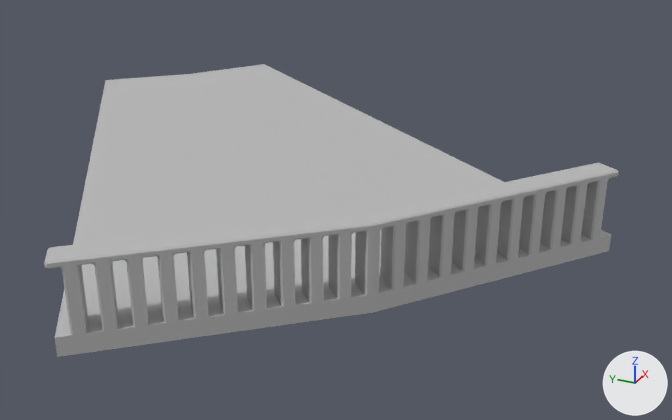
One commit to the FBX model Assets/Art/Models/RefinedModularKit/Modular_RadialRoomFloorSegment.fbx: the scene before it, then after it.
Camera for both pictures: a camera (50 mm lens) standing at (-0.3573, -0.2697, 0.2089) and looking at (-0.1624, -0.182, 0.1114). The lights are fixed; the arrows at lower right show +X, +Y and +Z. The older version comes first. Where no turn or scale is listed for an object, it has been applied to the vertices.

The first picture shows 'Floor', 'Railing'.
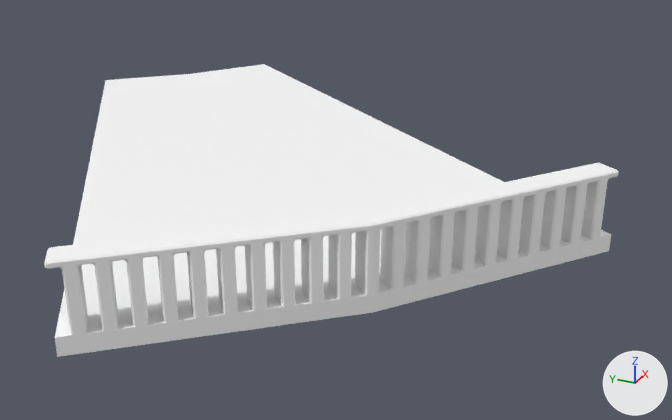
Changed parts and their boxes (x1, y1, x2, y2) in the pictures (672 x 420 px):
'Floor', recoloured (grey to white)
    both: (55, 64, 611, 357)
part 1 of me_mesh_001, reshaped
    both: (59, 178, 609, 269)
part 2 of me_mesh_001, recoloured (grey to white)
    both: (44, 163, 618, 335)

Diff of the bpy script that builds the scene:
```diff
--- a/Assets/Art/Models/RefinedModularKit/Modular_RadialRoomFloorSegment.fbx.py
+++ b/Assets/Art/Models/RefinedModularKit/Modular_RadialRoomFloorSegment.fbx.py
@@ mat_lambert10 @@
+mat_lambert10 = principled_material('lambert10')
+mat_lambert10.base_color = (1.0, 1.0, 1.0)  # white #ffffff
@@ me_mesh_001 @@
 # used by ob_railing; location = (0.0, 0.0, 0.0)
-me_mesh_001.from_pydata(...)  # 968 vertices, 863 faces; spans x -0.2492..-0.1636, y -0.2492..-0.1636, z 0.12..0.135
+me_mesh_001.from_pydata(...)  # 968 vertices, 947 faces; spans x -0.2492..-0.1636, y -0.2492..-0.1636, z 0.12..0.135
+# me_mesh_001 part 1
+# 84 faces are deleted
+# 168 new faces join them
+# me_mesh_001 part 2: 779 faces spanning x -0.2492..-0.1636, y -0.2492..-0.1636, z 0.12..0.135 switch from mat_default_material (grey #bcbcbc) to mat_lambert10 (white #ffffff)
@@ me_mesh @@
 me_mesh.from_pydata(...)  # 12 vertices, 10 faces; spans x -0.249..-0.078, y -0.249..-0.078, z 0.116..0.12
-me_mesh.materials.append(mat_default_material)  # grey #bcbcbc
+me_mesh.materials.append(mat_lambert10)  # white #ffffff
```
